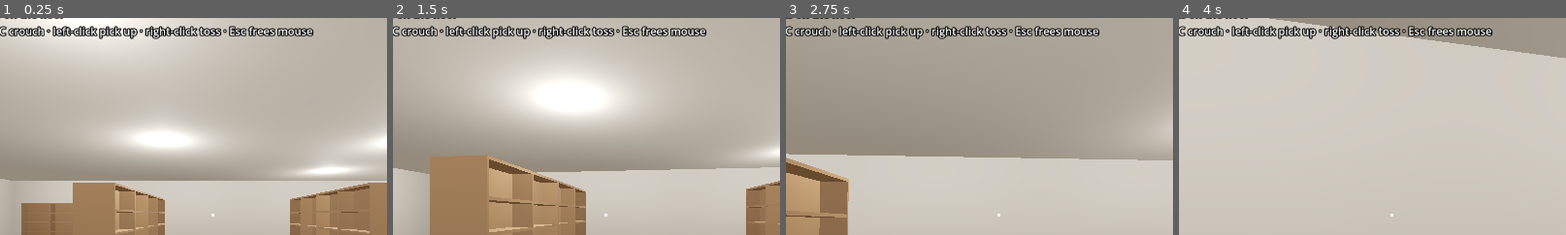
Above: before the commit, frames 1-4 (left to right).
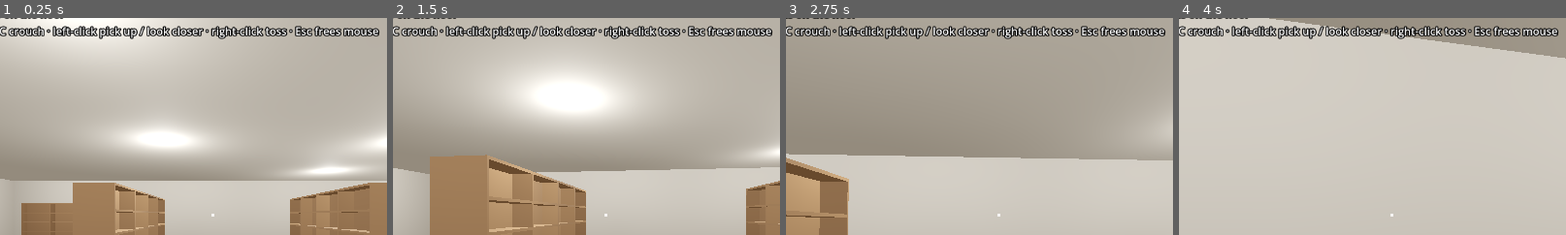
Above: after the commit, the same moments.

Repository: brian-kujawski/cracknstack
Game: Godot game, scene res://scenes/main.tscn
Same seed, same stepped clock (60 frames per second), same inputs: the game is played once before the commit and once after it.
Inputs (mouse positions are % of the whole screen's width and height, from its top left):
- Up to frame 1 (0.25 s): no input
- Up to frame 2 (1.5 s): tap Enter at 0.5 s; move the mouse to (55, 50) at 0.52 s; hold Ctrl (crouch) 0.53-1.28 s; hold W (move_forward) from 0.53 s (still down); click (55, 50) at 0.8 s; move the mouse to (45, 50) at 1.27 s; click (45, 50) at 1.35 s
- Up to frame 3 (2.75 s): keep holding W (move_forward); right-click (45, 50) at 1.55 s; move the mouse to (52, 48) at 2.02 s; hold Right mouse button (toss) from 2.03 s (still down); click (52, 48) at 2.17 s; tap Ctrl (crouch) at 2.3 s
- Up to frame 4 (4 s): keep holding W (move_forward); move the mouse to (49, 52) at 2.77 s; release Right mouse button (toss) at 2.78 s; tap Ctrl (crouch) at 2.85 s; click (49, 52) at 3.05 s; move the mouse to (57, 51) at 3.52 s; press the mouse at (57, 51) at 3.53 s; right-click (57, 51) at 3.8 s
The pictures show only the part of the screen within x 23-72%, y 5-55%; the shares and areas given below are measured in that part.

The runs differ from the first frame. In frame 1, 2.1% of the frame differs, in the area x 35-98%, y 3-10%; in frame 2, 2.1%; in frame 3, 2.1%; in frame 4, 2.1%.

Commit message:
Make left-click context sensitive while holding a card
With empty hands left-click still picks up. Holding a card, it files the
card into the binder pocket under the crosshair (a hook for M3; there are
no pockets yet) or otherwise brings the card up close to your face, and
a second click lowers it. The input action is renamed use_hand.

Co-Authored-By: Claude Opus 5.5 (1M context) <noreply@anthropic.com>
Claude-Session: https://claude.ai/code/session_01A4rZEjJeT1qtj1gUpey3E7

Diff:
--- a/scripts/main.gd
+++ b/scripts/main.gd
@@ -32,7 +32,7 @@
 
 
 func _update_stats() -> void:
-	_status.text = "%d fps · %d draw calls · %d cards on the floor\nWASD move · mouse look · Ctrl/C crouch · left-click pick up · right-click toss · Esc frees mouse" % [
+	_status.text = "%d fps · %d draw calls · %d cards on the floor\nWASD move · mouse look · Ctrl/C crouch · left-click pick up / look closer · right-click toss · Esc frees mouse" % [
 		Engine.get_frames_per_second(),
 		RenderingServer.get_rendering_info(RenderingServer.RENDERING_INFO_TOTAL_DRAW_CALLS_IN_FRAME),
 		_pile.card_count_on_floor()]
--- a/scripts/pile/pile_picker.gd
+++ b/scripts/pile/pile_picker.gd
@@ -1,8 +1,10 @@
 class_name PilePicker
 extends Node
-## The player's hands: aim at the floor to highlight the top card under the
-## crosshair, left-click to pick it up, right-click to toss it back onto the
-## pile. Filing into binders comes in M3.
+## The player's hands. Aim at the floor to highlight the top card under the
+## crosshair. Left-click is context sensitive: with empty hands it picks the
+## card up; holding a card, it files the card into the binder pocket you're
+## looking at (M3), or anywhere else brings the card up close to your face
+## (click again to lower it). Right-click tosses the card back onto the pile.
 
 signal held_card_changed(card: CardData)
 
@@ -13,6 +15,14 @@
 @export var toss_forward_speed := 1.6
 @export var toss_up_speed := 1.0
 @export var toss_flips_per_second := Vector2(0.8, 1.8)
+@export var zoom_seconds := 0.18
+
+## Where the held card sits relative to the camera: low and to the right,
+## or close up and square to your face.
+const HELD_POSITION := Vector3(0.075, -0.05, -0.2)
+const HELD_ROTATION := Vector3(0.12, -0.25, 0.04)
+const ZOOMED_POSITION := Vector3(0.0, 0.0, -0.11)
+const ZOOMED_ROTATION := Vector3.ZERO
 
 var pile: PileWorld
 var held_card_id := -1
@@ -21,6 +31,8 @@
 var _held_view: MeshInstance3D
 var _aim_point := Vector3.ZERO
 var _aim_valid := false
+var _zoomed := false
+var _zoom_tween: Tween
 
 
 func _ready() -> void:
@@ -31,8 +43,8 @@
 	var material := ShaderMaterial.new()
 	material.shader = preload("res://shaders/held_card.gdshader")
 	_held_view.material_override = material
-	_held_view.position = Vector3(0.075, -0.05, -0.2)
-	_held_view.rotation = Vector3(0.12, -0.25, 0.04)
+	_held_view.position = HELD_POSITION
+	_held_view.rotation = HELD_ROTATION
 	_held_view.visible = false
 	_camera.add_child(_held_view)
 
@@ -48,11 +60,15 @@
 func _unhandled_input(event: InputEvent) -> void:
 	if pile == null or Input.mouse_mode != Input.MOUSE_MODE_CAPTURED:
 		return
-	if event.is_action_pressed("pick_up") and held_card_id < 0 and _aim_valid:
-		var id := pile.top_card_at(_aim_point)
-		if id >= 0:
-			pile.pick_up(id)
-			_hold(id)
+	if event.is_action_pressed("use_hand"):
+		if held_card_id < 0:
+			if _aim_valid:
+				var id := pile.top_card_at(_aim_point)
+				if id >= 0:
+					pile.pick_up(id)
+					_hold(id)
+		elif not _try_file_held_card():
+			_set_zoomed(not _zoomed)
 	elif event.is_action_pressed("toss") and held_card_id >= 0:
 		_toss()
 		_hold(-1)
@@ -87,7 +103,27 @@
 	card.launch(held_card_id, pile, material, _held_view.global_transform, velocity, flips * TAU)
 
 
+## Files the held card into the binder pocket under the crosshair. Binders
+## become interactive in M3; until then there's never a pocket to aim at.
+func _try_file_held_card() -> bool:
+	return false
+
+
+func _set_zoomed(zoomed: bool) -> void:
+	_zoomed = zoomed
+	if _zoom_tween:
+		_zoom_tween.kill()
+	_zoom_tween = create_tween().set_parallel().set_trans(Tween.TRANS_CUBIC).set_ease(Tween.EASE_OUT)
+	_zoom_tween.tween_property(_held_view, "position", ZOOMED_POSITION if zoomed else HELD_POSITION, zoom_seconds)
+	_zoom_tween.tween_property(_held_view, "rotation", ZOOMED_ROTATION if zoomed else HELD_ROTATION, zoom_seconds)
+
+
 func _hold(id: int) -> void:
+	if _zoom_tween:
+		_zoom_tween.kill()
+	_zoomed = false
+	_held_view.position = HELD_POSITION
+	_held_view.rotation = HELD_ROTATION
 	held_card_id = id
 	_held_view.visible = id >= 0
 	if id < 0:
--- a/scripts/player/player.gd
+++ b/scripts/player/player.gd
@@ -58,7 +58,7 @@
 		"crouch": [KEY_CTRL, KEY_C],
 	}
 	var mouse_bindings := {
-		"pick_up": MOUSE_BUTTON_LEFT,
+		"use_hand": MOUSE_BUTTON_LEFT,
 		"toss": MOUSE_BUTTON_RIGHT,
 	}
 	for action in mouse_bindings:
